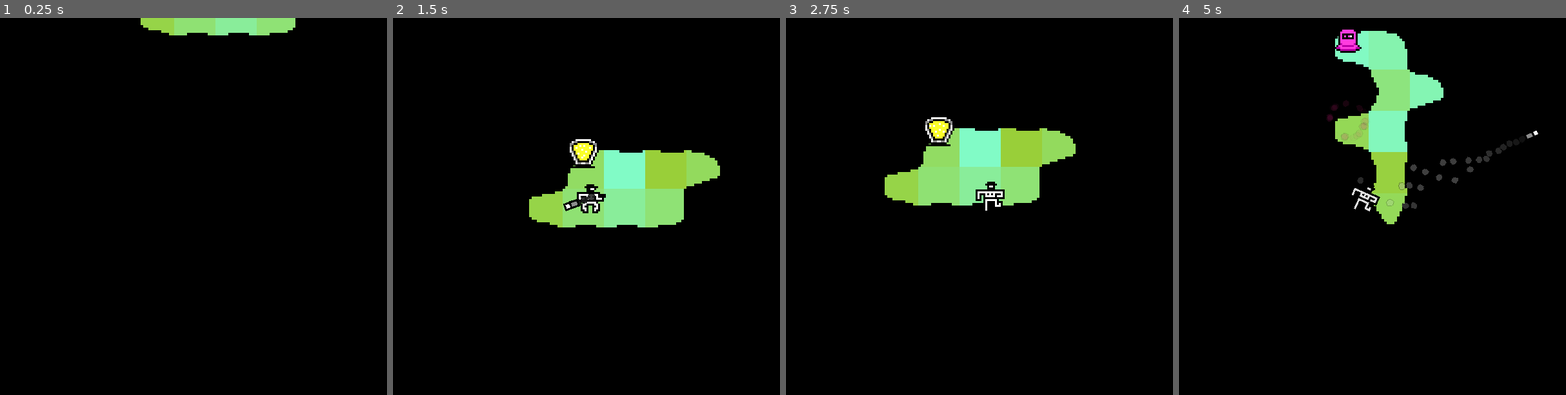
Above: before the commit, frames 1-4 (left to right).
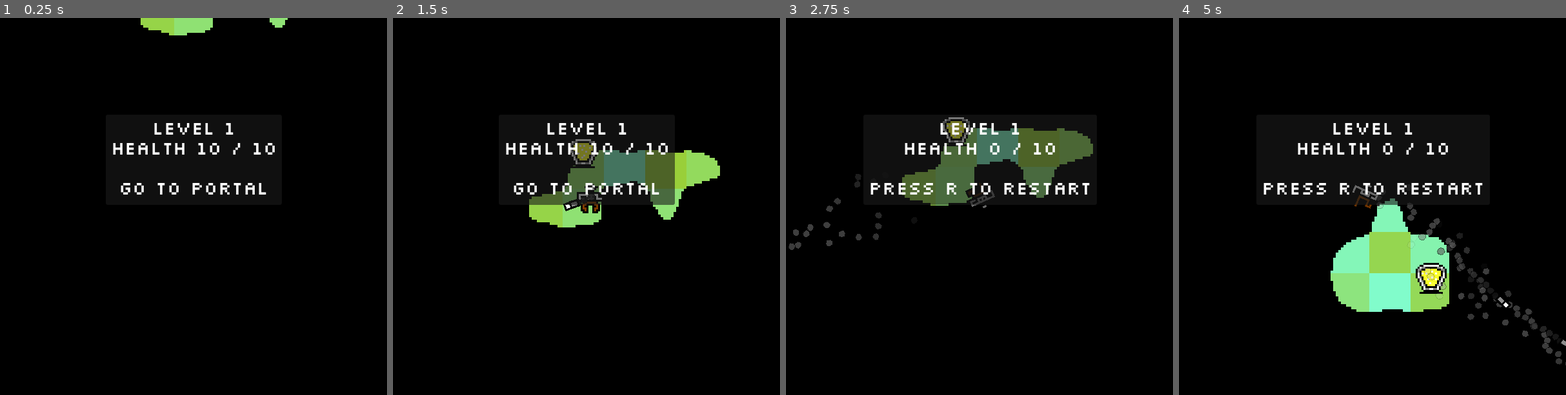
Above: after the commit, the same moments.

Repository: ratkingsminion/akj19-floating-islands
Game: Godot game, scene res://scenes/game.tscn
Two runs of this game, one before a commit and one after it. Both use one fixed random seed, a clock stepped at 60 frames per second and the inputs below.
Inputs (mouse positions are in pixels of both pictures, inside the frame that each line leads up to):
- Up to frame 1 (0.25 s): no input
- Up to frame 2 (1.5 s): move the mouse to (671, 191) at 0.52 s; hold D (move_right) 0.53-1.28 s; hold Shift 0.53-1.28 s; move the mouse to (509, 229) at 1.27 s; hold S (move_down) from 1.28 s (still down); click (509, 229) at 1.35 s
- Up to frame 3 (2.75 s): tap Shift at 1.55 s; move the mouse to (1018, 127) at 2.02 s; release S (move_down) at 2.03 s; hold D (move_right) from 2.03 s (still down); hold Shift from 2.03 s (still down)
- Up to frame 4 (5 s): tap R (restart) at 2.75, 4.15 s; move the mouse to (1353, 289) at 2.77 s; release D (move_right) at 2.78 s; release Shift at 2.78 s; hold W (move_up) 2.78-3.53 s; tap Shift at 2.85, 3.8, 4.35 s; move the mouse to (1488, 270) at 3.52 s; press the mouse at (1488, 270) at 3.53 s; hold A (move_left) from 3.53 s (still down); move the mouse to (1256, 153) at 4.27 s; release the mouse at (1256, 153) at 4.28 s

The runs differ from the first frame. In frame 1, 2.0% of the frame differs, in the area x 29-77%, y 0-47%; in frame 2, 5.8%; in frame 3, 8.9%; in frame 4, 15%, in the area x 21-100%, y 3-93%.

Commit message:
add font / level progression

Diff:
--- /dev/null
+++ b/GodotProject/gfx/Silkscreen/theme.tres
@@ -0,0 +1,6 @@
+[gd_resource type="Theme" load_steps=2 format=3 uid="uid://1vmm0wv3dqji"]
+
+[ext_resource type="FontFile" uid="uid://du4uo2df54b15" path="res://gfx/Silkscreen/slkscr.ttf" id="1_3qgyg"]
+
+[resource]
+default_font = ExtResource("1_3qgyg")
--- a/GodotProject/project.godot
+++ b/GodotProject/project.godot
@@ -13,10 +13,11 @@
 config/name="Floating Islands"
 run/main_scene="res://scenes/game.tscn"
 config/features=PackedStringArray("4.2", "Mobile")
-boot_splash/bg_color=Color(0.0470588, 0.160784, 0.14902, 1)
+boot_splash/bg_color=Color(0.141176, 0.141176, 0.141176, 0)
 boot_splash/show_image=false
 boot_splash/fullsize=false
-config/icon="res://icon.svg"
+boot_splash/use_filter=false
+config/icon="res://gfx/icon.png"
 
 [debug]
 
@@ -39,26 +40,31 @@
 move_left={
 "deadzone": 0.5,
 "events": [Object(InputEventKey,"resource_local_to_scene":false,"resource_name":"","device":-1,"window_id":0,"alt_pressed":false,"shift_pressed":false,"ctrl_pressed":false,"meta_pressed":false,"pressed":false,"keycode":0,"physical_keycode":65,"key_label":0,"unicode":97,"echo":false,"script":null)
+, Object(InputEventKey,"resource_local_to_scene":false,"resource_name":"","device":-1,"window_id":0,"alt_pressed":false,"shift_pressed":false,"ctrl_pressed":false,"meta_pressed":false,"pressed":false,"keycode":0,"physical_keycode":4194319,"key_label":0,"unicode":0,"echo":false,"script":null)
 ]
 }
 move_right={
 "deadzone": 0.5,
 "events": [Object(InputEventKey,"resource_local_to_scene":false,"resource_name":"","device":-1,"window_id":0,"alt_pressed":false,"shift_pressed":false,"ctrl_pressed":false,"meta_pressed":false,"pressed":false,"keycode":0,"physical_keycode":68,"key_label":0,"unicode":100,"echo":false,"script":null)
+, Object(InputEventKey,"resource_local_to_scene":false,"resource_name":"","device":-1,"window_id":0,"alt_pressed":false,"shift_pressed":false,"ctrl_pressed":false,"meta_pressed":false,"pressed":false,"keycode":0,"physical_keycode":4194321,"key_label":0,"unicode":0,"echo":false,"script":null)
 ]
 }
 move_down={
 "deadzone": 0.5,
 "events": [Object(InputEventKey,"resource_local_to_scene":false,"resource_name":"","device":-1,"window_id":0,"alt_pressed":false,"shift_pressed":false,"ctrl_pressed":false,"meta_pressed":false,"pressed":false,"keycode":0,"physical_keycode":83,"key_label":0,"unicode":115,"echo":false,"script":null)
+, Object(InputEventKey,"resource_local_to_scene":false,"resource_name":"","device":-1,"window_id":0,"alt_pressed":false,"shift_pressed":false,"ctrl_pressed":false,"meta_pressed":false,"pressed":false,"keycode":0,"physical_keycode":4194322,"key_label":0,"unicode":0,"echo":false,"script":null)
 ]
 }
 move_up={
 "deadzone": 0.5,
 "events": [Object(InputEventKey,"resource_local_to_scene":false,"resource_name":"","device":-1,"window_id":0,"alt_pressed":false,"shift_pressed":false,"ctrl_pressed":false,"meta_pressed":false,"pressed":false,"keycode":0,"physical_keycode":87,"key_label":0,"unicode":119,"echo":false,"script":null)
+, Object(InputEventKey,"resource_local_to_scene":false,"resource_name":"","device":-1,"window_id":0,"alt_pressed":false,"shift_pressed":false,"ctrl_pressed":false,"meta_pressed":false,"pressed":false,"keycode":0,"physical_keycode":4194320,"key_label":0,"unicode":0,"echo":false,"script":null)
 ]
 }
 shoot={
 "deadzone": 0.5,
 "events": [Object(InputEventMouseButton,"resource_local_to_scene":false,"resource_name":"","device":-1,"window_id":0,"a …(253 unchanged characters)…
+, Object(InputEventMouseButton,"resource_local_to_scene":false,"resource_name":"","device":-1,"window_id":0,"alt_pressed":false,"shift_pressed":false,"ctrl_pressed":false,"meta_pressed":false,"button_mask":2,"position":Vector2(64, 11),"global_position":Vector2(68, 52),"factor":1.0,"button_index":2,"canceled":false,"pressed":true,"double_click":false,"script":null)
 ]
 }
 restart={
--- a/GodotProject/scenes/effect_hurt.tscn
+++ b/GodotProject/scenes/effect_hurt.tscn
@@ -23,6 +23,8 @@
 radial_velocity_min = 30.0
 radial_velocity_max = 30.0
 gravity = Vector3(0, 0, 0)
+scale_min = 0.5
+scale_max = 2.0
 color = Color(0.960784, 0.133333, 0.54902, 1)
 color_ramp = SubResource("GradientTexture1D_o166d")
 anim_offset_min = 0.25
@@ -31,7 +33,7 @@
 [node name="Effect Hurt" type="GPUParticles2D"]
 texture_filter = 1
 material = SubResource("CanvasItemMaterial_mul7l")
-amount = 200
+amount = 100
 process_material = SubResource("ParticleProcessMaterial_3fr0h")
 texture = ExtResource("1_lnp17")
 script = ExtResource("2_5nh8a")
--- a/GodotProject/scenes/enemy_01.tscn
+++ b/GodotProject/scenes/enemy_01.tscn
@@ -72,9 +72,7 @@
 
 [node name="Enemy01" type="CharacterBody2D" node_paths=PackedStringArray("weapon")]
 script = ExtResource("1_vlpo6")
-walk_speed = null
 weapon = NodePath("Graphics/Sprite/Weapon")
-max_health = null
 effect_hurt = ExtResource("2_o0uq7")
 
 [node name="CollisionShape2D" type="CollisionShape2D" parent="."]
--- a/GodotProject/scenes/game.tscn
+++ b/GodotProject/scenes/game.tscn
@@ -7,12 +7,16 @@
 [ext_resource type="Script" path="res://scripts/bullets.gd" id="3_a7jpj"]
 [ext_resource type="Script" path="res://scripts/cam.gd" id="4_rjnyy"]
 [ext_resource type="PackedScene" uid="uid://ca6q0ha2et3xq" path="res://scenes/portal.tscn" id="4_rset1"]
+[ext_resource type="Theme" uid="uid://1vmm0wv3dqji" path="res://gfx/Silkscreen/theme.tres" id="8_i0arf"]
 
-[node name="Game" type="Node2D"]
+[sub_resource type="StyleBoxEmpty" id="StyleBoxEmpty_qqp1c"]
+
+[node name="Game" type="Node2D" node_paths=PackedStringArray("_info_label")]
 script = ExtResource("1_mqg4y")
 _player_scene = ExtResource("2_2gu23")
 _enemy_scenes = Array[PackedScene]([ExtResource("3_1a0o3")])
 _portal_scene = ExtResource("4_rset1")
+_info_label = NodePath("CanvasLayer/PanelContainer/Control/PanelContainer/MarginContainer/RichTextLabel")
 
 [node name="Level" parent="." instance=ExtResource("1_k018x")]
 rotation_speed = 0.0
@@ -28,3 +32,46 @@
 position = Vector2(0, 1000)
 script = ExtResource("4_rjnyy")
 lerp_speed = 5.0
+
+[node name="CanvasLayer" type="CanvasLayer" parent="."]
+
+[node name="PanelContainer" type="PanelContainer" parent="CanvasLayer"]
+anchors_preset = 15
+anchor_right = 1.0
+anchor_bottom = 1.0
+grow_horizontal = 2
+grow_vertical = 2
+theme = ExtResource("8_i0arf")
+theme_override_styles/panel = SubResource("StyleBoxEmpty_qqp1c")
+
+[node name="Control" type="Control" parent="CanvasLayer/PanelContainer"]
+layout_mode = 2
+size_flags_horizontal = 4
+size_flags_vertical = 0
+
+[node name="PanelContainer" type="PanelContainer" parent="CanvasLayer/PanelContainer/Control"]
+layout_mode = 1
+anchors_preset = 5
+anchor_left = 0.5
+anchor_right = 0.5
+offset_left = -64.0
+offset_top = 150.0
+offset_right = 65.0
+offset_bottom = 212.0
+grow_horizontal = 2
+
+[node name="MarginContainer" type="MarginContainer" parent="CanvasLayer/PanelContainer/Control/PanelContainer"]
+layout_mode = 2
+theme_override_constants/margin_left = 8
+theme_override_constants/margin_top = 8
+theme_override_constants/margin_right = 8
+theme_override_constants/margin_bottom = 8
+
+[node name="RichTextLabel" type="RichTextLabel" parent="CanvasLayer/PanelContainer/Control/PanelContainer/MarginContainer"]
+layout_mode = 2
+theme_override_font_sizes/normal_font_size = 30
+bbcode_enabled = true
+text = "[center]LEVEL: 0
+HEALTH: 10/10"
+fit_content = true
+autowrap_mode = 0
--- a/GodotProject/scenes/player.tscn
+++ b/GodotProject/scenes/player.tscn
@@ -1,7 +1,8 @@
-[gd_scene load_steps=17 format=3 uid="uid://dgsqgd5vx0c7s"]
+[gd_scene load_steps=18 format=3 uid="uid://dgsqgd5vx0c7s"]
 
 [ext_resource type="Script" path="res://scripts/player.gd" id="1_dnvdk"]
 [ext_resource type="PackedScene" uid="uid://ca6bfpxw1crl4" path="res://scenes/bullet_01.tscn" id="2_7xc3r"]
+[ext_resource type="PackedScene" uid="uid://dfykabt41yuor" path="res://scenes/effect_hurt.tscn" id="2_nu2gk"]
 [ext_resource type="Script" path="res://scripts/billboard.gd" id="3_7wbj2"]
 [ext_resource type="Script" path="res://scripts/bullet_receiver.gd" id="3_pg6as"]
 [ext_resource type="Script" path="res://scripts/weapon.gd" id="3_rerlb"]
@@ -140,6 +141,7 @@
 [node name="Player" type="CharacterBody2D" node_paths=PackedStringArray("weapon")]
 script = ExtResource("1_dnvdk")
 weapon = NodePath("Graphics/Sprite/Weapon")
+effect_hurt = ExtResource("2_nu2gk")
 
 [node name="CollisionShape2D" type="CollisionShape2D" parent="."]
 position = Vector2(0, -0.5)
--- a/GodotProject/scripts/enemy.gd
+++ b/GodotProject/scripts/enemy.gd
@@ -48,7 +48,7 @@
 			hurt_effect.global_position = source.global_position
 
 		Tweens.do_01(self, 0.35, func(f: float) -> void:
-			modulate = Color.CRIMSON.lerp(Color.WHITE, f)
+			sprite.modulate = Color.CRIMSON.lerp(Color.WHITE, f)
 		)
 
 		source.destroy()
--- a/GodotProject/scripts/game.gd
+++ b/GodotProject/scripts/game.gd
@@ -6,14 +6,20 @@
 @export var _player_scene: PackedScene
 @export var _enemy_scenes: Array[PackedScene]
 @export var _portal_scene: PackedScene
+@export var _info_label: RichTextLabel
+@export var _tile_count_increase_per_level := 3
+@export var _tile_count_at_start := 7
+@export var _rotation_increase_per_level := 5.0
 
 var _follow_graphics: Dictionary
 var _cur_player: Player
+var _cur_portal: Portal
 
-var _cur_tile_count := 8
+var _cur_level := 0
 var _cur_enemy_count := 0
 var _all_chars := []
 
+@onready var _cur_tile_count := _tile_count_at_start
 @onready var level: Level = $Level
 @onready var _player_cam: PlayerCam = $"PlayerCam"
 @onready var _graphics: Node2D = $"GRAPHICS"
@@ -28,7 +34,7 @@
 	Events.ENEMY_DIED.register(_on_enemy_died)
 
 	await get_tree().process_frame
-	create_island(_cur_tile_count, 0)
+	create_island(_cur_tile_count)
 
 func _input(event: InputEvent) -> void:
 	if event.is_action_pressed("quit"):
@@ -36,16 +42,8 @@
 
 func _process(delta: float) -> void:
 	if Input.is_action_just_pressed("restart"):
-		create_island(_cur_tile_count)
-		#if Input.is_key_pressed(KEY_SHIFT):
-			#level.generate_island(5, false)
-			#spawn_portal()
-		#else:
-			#_cur_tile_count += 1
-			#level.generate_island(_cur_tile_count)
-			#spawn_player()
-			#for i in randi_range(0, 2):
-				#spawn_enemy(randi_range(0, _enemy_scenes.size() - 1))
+		_cur_level = 0
+		create_island(_tile_count_at_start)
 
 	for key in _follow_graphics.keys():
 		var node := key as Node2D
@@ -58,7 +56,13 @@
 
 ###
 
-func create_island(tile_count: int, force_enemy_count := -1) -> void:
+func create_island(tile_count: int) -> void:
+	_cur_level += 1
+
+	if _cur_level == 1: level.rotation_degrees = 0.0
+	else: level.rotation_degrees = randf_range(0.0, 360.0)
+	level.rotation_speed = max(_cur_level - 2, 0) * _rotation_increase_per_level * Math.rnd_np()
+
 	level.generate_island(tile_count)
 	_cur_tile_count = tile_count
 
@@ -69,19 +73,26 @@
 
 	spawn_player()
 
-	var min_count := tile_count / 4 - 1
-	var max_count := tile_count / 4 + 1
-	_cur_enemy_count = force_enemy_count if force_enemy_count >= 0 else randi_range(min_count, max_count)
-	print("create island with ", _cur_enemy_count)
+	if _cur_level == 1:
+		_cur_enemy_count = 0
+	elif _cur_level == 2:
+		_cur_enemy_count = 1
+	else:
+		var min_count := tile_count / 4 - 1
+		var max_count := tile_count / 4 + 1
+		_cur_enemy_count = randi_range(min_count, max_count)
+	print("create island with ", _cur_tile_count, " tiles and ", _cur_enemy_count, " enemies")
 	for i in _cur_enemy_count:
 		spawn_enemy(randi_range(0, _enemy_scenes.size() - 1))
 
 	if _cur_enemy_count == 0:
 		spawn_portal.call_deferred()
+	_update_label()
 
 func spawn_player() -> void:
 	if _cur_player != null:
 		_cur_player.queue_free()
+
 	_cur_player = _player_scene.instantiate() as Player
 	level.chars.add_child(_cur_player, true)
 
@@ -90,6 +101,8 @@
 
 	_player_cam.follow = _cur_player
 	_all_chars.push_back(_cur_player)
+
+	Events.HURT.register_for(_cur_player, _on_player_hurt)
 
 func spawn_enemy(idx: int) -> void:
 	var enemy := _enemy_scenes[idx].instantiate() as Enemy
@@ -105,8 +118,8 @@
 	_all_chars.push_back(enemy)
 
 func spawn_portal() -> void:
-	var portal := _portal_scene.instantiate() as Portal
-	level.chars.add_child(portal, true)
+	_cur_portal = _portal_scene.instantiate() as Portal
+	level.chars.add_child(_cur_portal, true)
 
 	var pos := level.get_outskirt_global_pos()
 	for i in 100:
@@ -119,10 +132,11 @@
 			if min_dist_to_chars(pos) > level.tile_size: break
 			pos = level.get_random_global_pos()
 
-	portal.global_position = pos
-	portal.global_rotation = 0.0
+	_cur_portal.global_position = pos
+	_cur_portal.global_rotation = 0.0
 
-	_all_chars.push_back(portal)
+	_all_chars.push_back(_cur_portal)
+	_update_label()
 
 func min_dist_to_chars(global_pos: Vector2) -> float:
 	var smallest := 10000000000.0
@@ -135,11 +149,26 @@
 	node.reparent(_graphics, true)
 	_follow_graphics[node] = follow
 
+###
+
+func _update_label() -> void:
+	_info_label.text = str("[center]LEVEL ", _cur_level)
+	if _cur_player != null:
+		var health := maxi(_cur_player.health, 0)
+		_info_label.text += str("\nHEALTH ", health, " / ", _cur_player.max_health)
+	if _cur_player == null or _cur_player.health <= 0:
+		_info_label.text += "\n\nPRESS R TO RESTART"
+	elif _cur_portal != null:
+		_info_label.text += "\n\nGO TO PORTAL"
+	_info_label.text += "[/center]"
+
 ### events
 
 func _on_player_enter_portal() -> void:
-	_cur_tile_count += 2
-	create_island(_cur_tile_count)
+	create_island(_cur_tile_count + _tile_count_increase_per_level)
+
+func _on_player_hurt(source: Node) -> void:
+	_update_label()
 
 func _on_enemy_died(enemy: Enemy) -> void:
 	_all_chars.erase(enemy)
--- a/GodotProject/scripts/player.gd
+++ b/GodotProject/scripts/player.gd
@@ -9,7 +9,6 @@
 @export var effect_die: PackedScene
 
 var _input_move: Vector2
-var dead := false
 var _anim_suffix := "f"
 
 @onready var health := max_health
@@ -22,7 +21,7 @@
 	Events.HURT.register_for(self, _on_hurt)
 
 func _process(delta: float) -> void:
-	if dead:
+	if health <= 0:
 		sprite.rotation_degrees += delta * 360.0
 		sprite.modulate = sprite.modulate.lerp(Color.BLACK, delta * 2)
 	else:
@@ -30,7 +29,7 @@
 			weapon.shoot(get_global_mouse_position(), self)
 
 func _physics_process(delta: float) -> void:
-	if dead:
+	if health <= 0:
 		_input_move = Vector2.ZERO
 		animation_player.stop()
 	elif Input.is_action_pressed("shoot") or weapon.is_shooting():
@@ -39,7 +38,8 @@
 	else:
 		_input_move = Input.get_vector("move_left", "move_right", "move_up", "move_down")
 		if not Level.cur.check(global_position + Vector2.UP * 5.0, 5.0):
-			dead = true
+			health = 0
+			Events.HURT.emit_to(self, self)
 		var anim := "idle_" if not _input_move else "walk_"
 		if _input_move.y > 0.0 or (_input_move.y == 0.0 and _input_move.x != 0): _anim_suffix = "f"
 		elif _input_move.y < 0.0: _anim_suffix = "b"
@@ -47,7 +47,7 @@
 
 	velocity = _input_move * walk_speed
 
-	if not dead and velocity:
+	if health > 0 and velocity:
 		move_and_slide()
 
 ###
@@ -56,7 +56,7 @@
 	return sprite.global_position
 
 func die(source: Node) -> void:
-	dead = true
+	health = 0
 
 	if effect_die != null:
 		var die_effect := effect_die.instantiate() as Node2D
@@ -75,7 +75,7 @@
 			hurt_effect.global_position = source.global_position
 
 		Tweens.do_01(self, 0.35, func(f: float) -> void:
-			modulate = Color.CRIMSON.lerp(Color.WHITE, f)
+			sprite.modulate = Color.CRIMSON.lerp(Color.WHITE, f)
 		)
 
 		source.destroy()
--- a/GodotProject/scripts/portal.gd
+++ b/GodotProject/scripts/portal.gd
@@ -2,6 +2,9 @@
 extends Node2D
 
 @onready var animation_player: AnimationPlayer = $Graphics/AnimationPlayer
+@onready var sprite: Sprite2D = $Graphics/Sprite
+
+###
 
 func _ready() -> void:
 	animation_player.play("portal")
@@ -14,7 +17,7 @@
 
 	if source is Bullet:
 		Tweens.do_01(self, 0.35, func(f: float) -> void:
-			modulate = Color.CRIMSON.lerp(Color.WHITE, f)
+			sprite.modulate = Color.CRIMSON.lerp(Color.WHITE, f)
 		)
 		source.destroy()
 	elif source is Player:
Not shown, added: GodotProject/gfx/Silkscreen/Kottke Silkscreen License.txt
Binary file added: GodotProject/gfx/Silkscreen/slkscr.ttf
Not shown, added: GodotProject/gfx/Silkscreen/slkscr.ttf.import
Binary file added: GodotProject/gfx/Silkscreen/slkscrb.ttf
Not shown, added: GodotProject/gfx/Silkscreen/slkscrb.ttf.import
Binary file added: GodotProject/gfx/Silkscreen/slkscre.ttf
Not shown, added: GodotProject/gfx/Silkscreen/slkscre.ttf.import
Binary file added: GodotProject/gfx/Silkscreen/slkscreb.ttf
Not shown, added: GodotProject/gfx/Silkscreen/slkscreb.ttf.import
Binary file changed: GodotProject/gfx/char.png
Binary file changed: GodotProject/gfx/enemy_01.png
Binary file added: GodotProject/gfx/icon.png
(and 3 more such lines)
